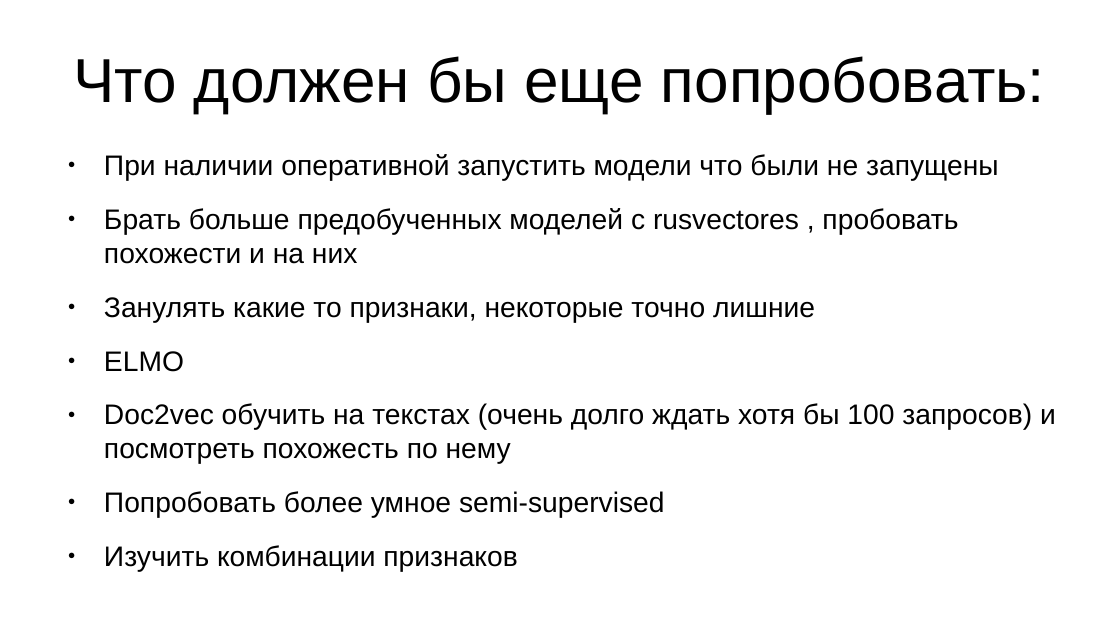
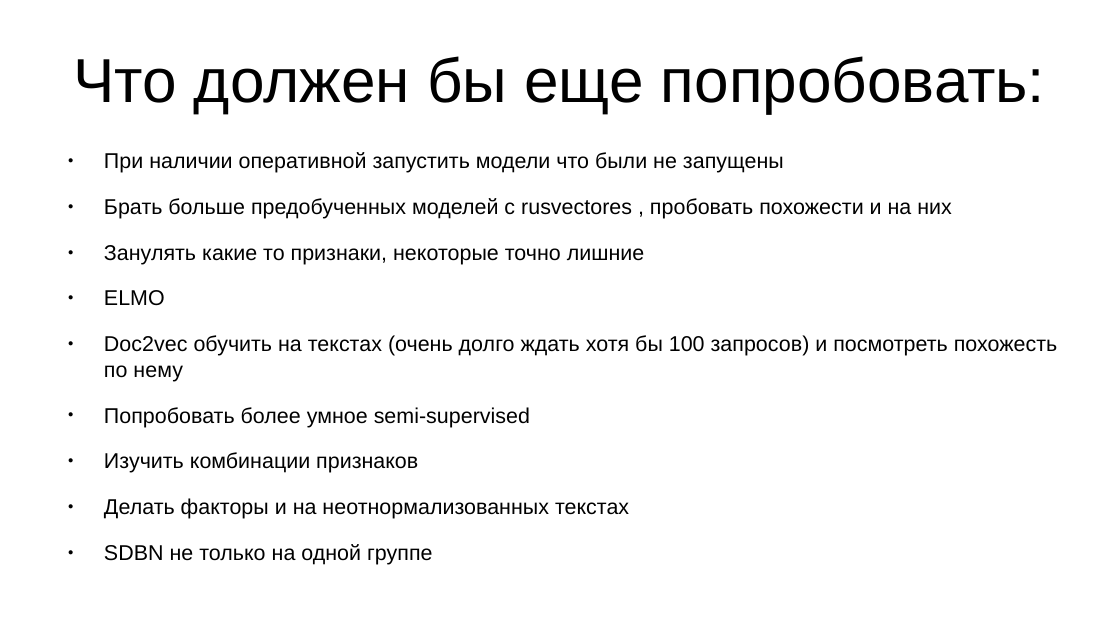
Before and after one commit to eles13/Technosphere-final-ranking-project, a slide deck: slide 13 of finalproj.odp. Drawn at 1120x630 pixels with LibreOffice and Linux fonts; fonts in the diff are those of the drawing. Boxes give left, top, right and bottom in pixels: in the first picture for what was removed or moved away, otherwise in the second. Text is boxed around its words. In the diff, an @@ line names an element or a change of style, - is before the commit and + after.

Commit message:
added presentation

```diff
--- a/finalproj.odp
+++ b/finalproj.odp
@@ text at box(104, 152, 1058, 473): size 20 to 15.2 pt in "При наличии оперативной запустить модели что были ...", "Брать больше предобученных моделей с rusvectores , ...", "Занулять какие то признаки, некоторые точно лишние", "ELMO" and 3 more places @@
@@ text at box(104, 498, 629, 519): paragraphs added @@
+● Делать факторы и на неотнормализованных текстах
+● SDBN не только на одной группе
```
Also in this commit, not shown: 1 other slide changed.
